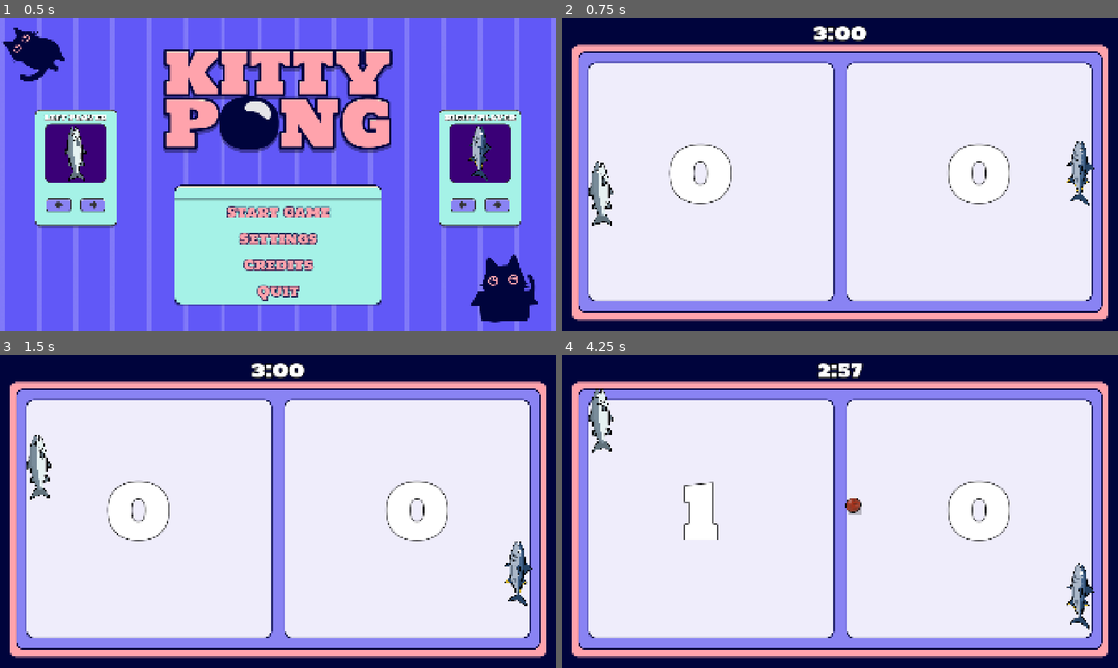
Above: before the commit, frames 1-4 (two rows, left to right).
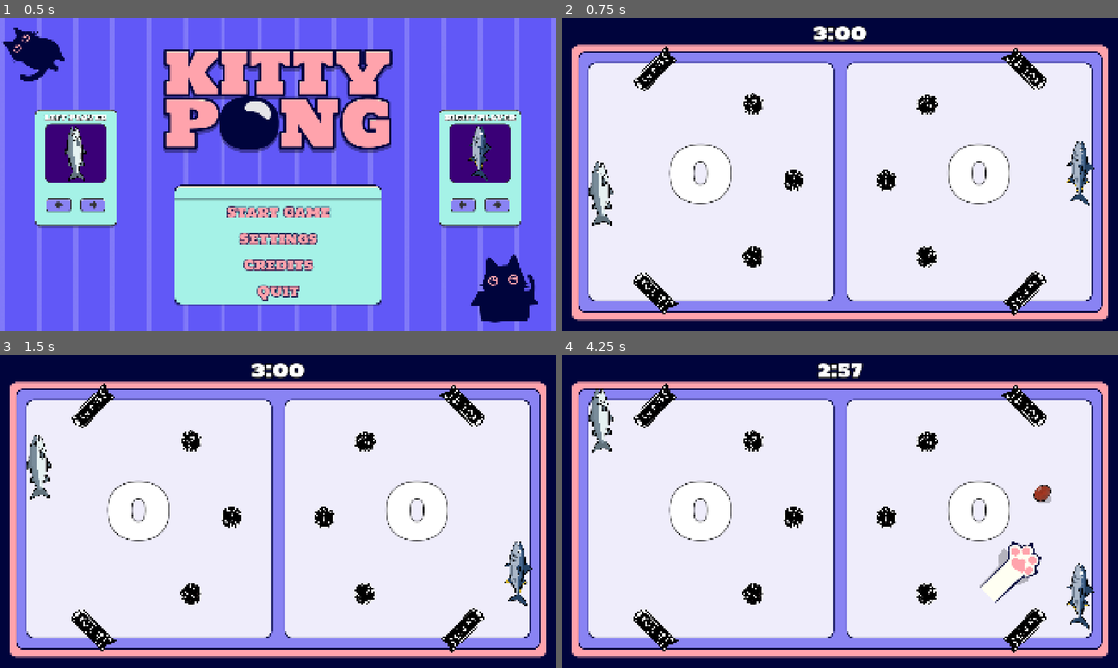
Above: after the commit, the same moments.

Repository: Jurinich/GDSG-WS-semester-project
Game: Godot game, scene res://scenes/main_menu.tscn
Same seed, same stepped clock (60 frames per second), same inputs: the game is played once before the commit and once after it.
Inputs (mouse positions are in pixels of both pictures, inside the frame that each line leads up to):
- Up to frame 1 (0.5 s): no input
- Up to frame 2 (0.75 s): click "Start Game" at 0.5 s
- Up to frame 3 (1.5 s): tap Enter at 1.25 s; move the mouse to (400, 495) at 1.27 s; hold W (upP1) from 1.28 s (still down); hold Down (downP2) from 1.28 s (still down)
- Up to frame 4 (4.25 s): move the mouse to (728, 527) at 2.02 s; release W (upP1) at 2.03 s; release Down (downP2) at 2.03 s; hold S (downP1) 2.03-2.78 s; tap Up (upP2) at 2.1, 3.6 s; move the mouse to (895, 442) at 2.77 s; hold Down (downP2) 2.78-3.53 s; hold W (upP1) from 2.78 s (still down); move the mouse to (812, 574) at 3.52 s

Frame 1 is identical in both runs. In frame 2, 2.6% of the frame differs, in the area x 12-88%, y 9-96%; in frame 3, 2.6%; in frame 4, 3.7%.

Commit message:
obstacles and layout system

Diff:
--- a/gdsg-semester-project-w-2025-/scenes/CollectibleItem.tscn
+++ b/gdsg-semester-project-w-2025-/scenes/CollectibleItem.tscn
@@ -10,6 +10,7 @@
 radius = 62.008064
 
 [node name="Item" type="CharacterBody2D" unique_id=2045909352]
+scale = Vector2(0.5, 0.5)
 collision_layer = 16
 collision_mask = 24
 script = ExtResource("1_8id85")
--- a/gdsg-semester-project-w-2025-/scenes/game.tscn
+++ b/gdsg-semester-project-w-2025-/scenes/game.tscn
@@ -5,6 +5,7 @@
 [ext_resource type="PackedScene" uid="uid://dmngxbinp5ri7" path="res://scenes/player.tscn" id="1_uwrxv"]
 [ext_resource type="Texture2D" uid="uid://dj7n4h024303j" path="res://assets/sprites/Backgrounds/playfield.png" id="2_gee14"]
 [ext_resource type="Script" uid="uid://blfg1dymlh7ab" path="res://scripts/items/inventory.gd" id="2_rysoc"]
+[ext_resource type="PackedScene" uid="uid://dqfvsq74n0rcp" path="res://scenes/layout_1.tscn" id="2_twgab"]
 [ext_resource type="PackedScene" uid="uid://bhb0kygy35pj3" path="res://scenes/ball.tscn" id="2_yqjtg"]
 [ext_resource type="Script" uid="uid://dcjct6o0k4moq" path="res://scripts/ball_spawner.gd" id="3_lnu2h"]
 [ext_resource type="Script" uid="uid://bpva8mtljkuns" path="res://scripts/GoalScript.gd" id="4_lbhrr"]
@@ -55,6 +56,7 @@
 [node name="Game" type="Node2D" unique_id=1886297339]
 position = Vector2(0, -2)
 script = ExtResource("1_bhx41")
+layouts = Array[PackedScene]([ExtResource("2_twgab")])
 
 [node name="Player1" parent="." unique_id=477805542 instance=ExtResource("1_uwrxv")]
 position = Vector2(135, 609)
--- /dev/null
+++ b/gdsg-semester-project-w-2025-/scenes/layout_1.tscn
@@ -0,0 +1,75 @@
+[gd_scene format=3 uid="uid://dqfvsq74n0rcp"]
+
+[ext_resource type="Texture2D" uid="uid://bfiqq6jpq1557" path="res://assets/sprites/Backgrounds/BG Dark.png" id="1_xjkio"]
+[ext_resource type="PackedScene" uid="uid://cyxykq470krfh" path="res://scenes/obstacle_circle.tscn" id="2_5hfok"]
+[ext_resource type="Texture2D" uid="uid://dj7n4h024303j" path="res://assets/sprites/Backgrounds/playfield.png" id="2_dco4i"]
+[ext_resource type="PackedScene" uid="uid://du27v85gwfpb1" path="res://scenes/obstacle_bar.tscn" id="3_xjkio"]
+
+[sub_resource type="QuadMesh" id="QuadMesh_p7rxp"]
+
+[node name="Layout1" type="Node2D" unique_id=1939009019]
+
+[node name="BackgroundLayer" type="CanvasLayer" parent="." unique_id=527930151]
+layer = -2
+
+[node name="Background" type="MeshInstance2D" parent="BackgroundLayer" unique_id=451616174]
+position = Vector2(960, 540)
+scale = Vector2(1920, 1080)
+mesh = SubResource("QuadMesh_p7rxp")
+texture = ExtResource("1_xjkio")
+
+[node name="PlayingField" type="MeshInstance2D" parent="BackgroundLayer" unique_id=106614439]
+position = Vector2(960, 568.5)
+scale = Vector2(1860, 957)
+mesh = SubResource("QuadMesh_p7rxp")
+texture = ExtResource("2_dco4i")
+
+[node name="ObstacleCircle" parent="." unique_id=577962476 instance=ExtResource("2_5hfok")]
+position = Vector2(660, 300)
+rotation = -0.7853982
+scale = Vector2(0.5, 0.5)
+
+[node name="ObstacleCircle2" parent="." unique_id=1686231896 instance=ExtResource("2_5hfok")]
+position = Vector2(1260, 300)
+rotation = 0.7853982
+scale = Vector2(0.5, 0.5)
+
+[node name="ObstacleBar" parent="." unique_id=132568581 instance=ExtResource("3_xjkio")]
+position = Vector2(1600, 950)
+rotation = -2.3561945
+scale = Vector2(0.7, 0.7)
+
+[node name="ObstacleBar2" parent="." unique_id=2111107628 instance=ExtResource("3_xjkio")]
+position = Vector2(320, 950)
+rotation = 2.3561945
+scale = Vector2(0.7, 0.7)
+
+[node name="ObstacleBar3" parent="." unique_id=925342398 instance=ExtResource("3_xjkio")]
+position = Vector2(320, 180)
+rotation = 0.7853982
+scale = Vector2(0.7, 0.7)
+
+[node name="ObstacleBar4" parent="." unique_id=1660147084 instance=ExtResource("3_xjkio")]
+position = Vector2(1600, 180)
+rotation = -0.7853982
+scale = Vector2(0.7, 0.7)
+
+[node name="ObstacleCircle3" parent="." unique_id=307794613 instance=ExtResource("2_5hfok")]
+position = Vector2(660, 826)
+rotation = -2.3561945
+scale = Vector2(0.5, 0.5)
+
+[node name="ObstacleCircle4" parent="." unique_id=539226681 instance=ExtResource("2_5hfok")]
+position = Vector2(1260, 826)
+rotation = 2.3561945
+scale = Vector2(0.5, 0.5)
+
+[node name="ObstacleCircle5" parent="." unique_id=721599877 instance=ExtResource("2_5hfok")]
+position = Vector2(800, 563)
+rotation = 1.5707964
+scale = Vector2(0.5, 0.5)
+
+[node name="ObstacleCircle6" parent="." unique_id=991037502 instance=ExtResource("2_5hfok")]
+position = Vector2(1120, 563)
+rotation = -1.5707964
+scale = Vector2(0.5, 0.5)
--- /dev/null
+++ b/gdsg-semester-project-w-2025-/scenes/obstacle_bar.tscn
@@ -0,0 +1,20 @@
+[gd_scene format=3 uid="uid://du27v85gwfpb1"]
+
+[ext_resource type="Texture2D" uid="uid://cwi3ihyl1lb5e" path="res://assets/sprites/Obstacles/obstacle_bar.png" id="1_jb8xk"]
+
+[sub_resource type="CapsuleShape2D" id="CapsuleShape2D_spbkq"]
+radius = 10.970463
+height = 62.44725
+
+[node name="ObstacleBar" type="StaticBody2D" unique_id=132568581]
+collision_layer = 8
+collision_mask = 17
+
+[node name="Sprite2D" type="Sprite2D" parent="." unique_id=1860884457]
+scale = Vector2(0.16, 0.16)
+texture = ExtResource("1_jb8xk")
+
+[node name="CollisionShape2D" type="CollisionShape2D" parent="." unique_id=440535958]
+position = Vector2(0.99999994, 6.9999995)
+scale = Vector2(3.555, 3.555)
+shape = SubResource("CapsuleShape2D_spbkq")
--- /dev/null
+++ b/gdsg-semester-project-w-2025-/scenes/obstacle_box.tscn
@@ -0,0 +1,14 @@
+[gd_scene format=3 uid="uid://n3ryqnujluly"]
+
+[ext_resource type="Texture2D" uid="uid://bx0pfejofjdg" path="res://assets/sprites/Obstacles/obstacle_box.png" id="1_fpu52"]
+
+[node name="ObstacleBox" type="StaticBody2D" unique_id=1782744075]
+collision_layer = 8
+collision_mask = 17
+
+[node name="Sprite2D" type="Sprite2D" parent="." unique_id=1222336164]
+scale = Vector2(0.24, 0.24)
+texture = ExtResource("1_fpu52")
+
+[node name="CollisionPolygon2D" type="CollisionPolygon2D" parent="." unique_id=1493384008]
+polygon = PackedVector2Array(-61, -71, 56, -71, 68, 87, 55, 104, -62, 104, -74, 87)
--- /dev/null
+++ b/gdsg-semester-project-w-2025-/scenes/obstacle_circle.tscn
@@ -0,0 +1,17 @@
+[gd_scene format=3 uid="uid://cyxykq470krfh"]
+
+[ext_resource type="Texture2D" uid="uid://d0p3eok8fs3vn" path="res://assets/sprites/Obstacles/obstacle_circle.png" id="1_hpt7n"]
+
+[sub_resource type="CircleShape2D" id="CircleShape2D_0j3wm"]
+
+[node name="ObstacleCircle" type="StaticBody2D" unique_id=577962476]
+collision_layer = 8
+collision_mask = 17
+
+[node name="Sprite2D" type="Sprite2D" parent="." unique_id=1799191713]
+scale = Vector2(0.2, 0.2)
+texture = ExtResource("1_hpt7n")
+
+[node name="CollisionShape2D" type="CollisionShape2D" parent="." unique_id=57944694]
+scale = Vector2(7.155, 7.155)
+shape = SubResource("CircleShape2D_0j3wm")
--- a/gdsg-semester-project-w-2025-/scripts/game_controller.gd
+++ b/gdsg-semester-project-w-2025-/scripts/game_controller.gd
@@ -3,14 +3,20 @@
 @onready var time_label: Label = $ForegroundUILayer/TimeLabel
 @onready var pause_menu: Control = $ForegroundUILayer/PauseMenu
 @export var game_duration: int = 180
-
+@export var layouts: Array[PackedScene]
+var current_layout: Node2D
 var cur_game_time: int
 
 func _ready():
 	cur_game_time = game_duration
 	update_time_label()
 	$GameTimer.start()
-
+	if not layouts.is_empty():
+		var random_scene: PackedScene = layouts.pick_random()
+		current_layout = random_scene.instantiate()
+		add_child(current_layout)
+	else:
+		push_warning("No layouts assigned in the inspector!")
 
 func timer_tick():
 	if (cur_game_time <= 0):
--- a/gdsg-semester-project-w-2025-/scripts/items/item_spawner.gd
+++ b/gdsg-semester-project-w-2025-/scripts/items/item_spawner.gd
@@ -1,20 +1,20 @@
 extends Node2D
 class_name ItemSpawner
 
-@export var time_for_new_item : float = 8.0
 var elapsed_time : float = 0.0
 
 var item_drops : Array[ItemDrop] = []
 
 @export var item_scene : PackedScene
 
-@export var min_items_to_spawn: int = 3
-@export var max_items_to_spawn: int = 5
+@export var time_for_new_item : float = 12.0
+@export var min_items_to_spawn: int = 2
+@export var max_items_to_spawn: int = 4
 @export var delay_between_spawns: float = 0.5
 
 @export_range(-360.0, 360.0) var shoot_angle_degrees: float = 90.0
-@export var min_shoot_speed: float = 600.0
-@export var max_shoot_speed: float = 1000.0
+@export var min_shoot_speed: float = 400.0
+@export var max_shoot_speed: float = 700.0
 @export var spread_degrees: float = 45.0
 
 @onready var powerup_spawn: AudioStreamPlayer = $"/root/Game/powerup spawn"
Binary file added: gdsg-semester-project-w-2025-/assets/sprites/Obstacles/obstacle_bar.png
Not shown, added: gdsg-semester-project-w-2025-/assets/sprites/Obstacles/obstacle_bar.png.import
Binary file added: gdsg-semester-project-w-2025-/assets/sprites/Obstacles/obstacle_box.png
Not shown, added: gdsg-semester-project-w-2025-/assets/sprites/Obstacles/obstacle_box.png.import
Binary file added: gdsg-semester-project-w-2025-/assets/sprites/Obstacles/obstacle_circle.png
Not shown, added: gdsg-semester-project-w-2025-/assets/sprites/Obstacles/obstacle_circle.png.import
